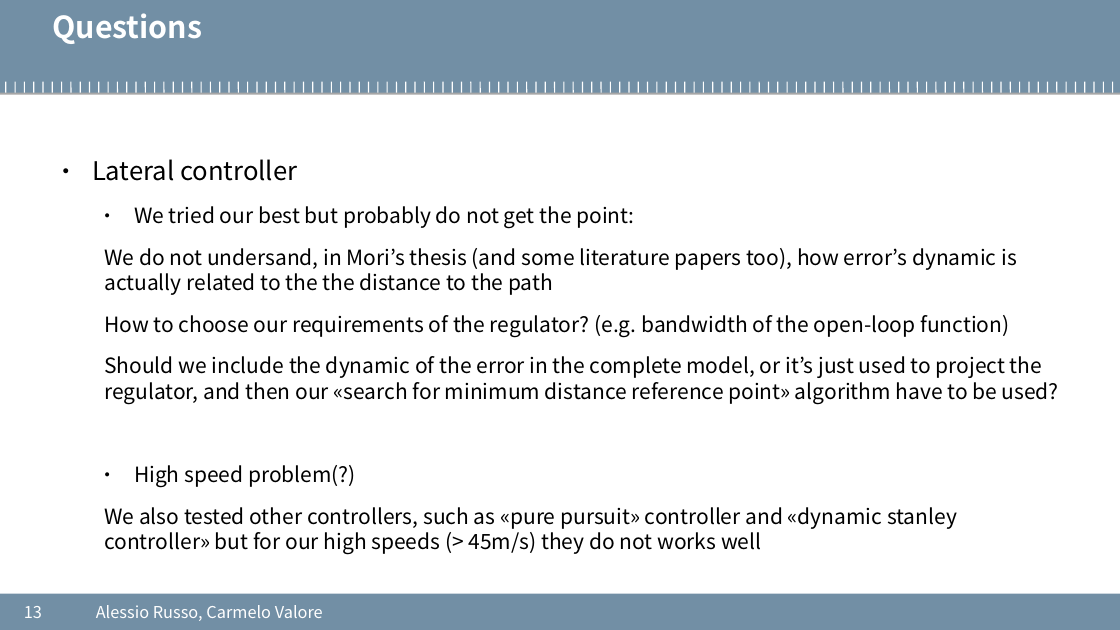
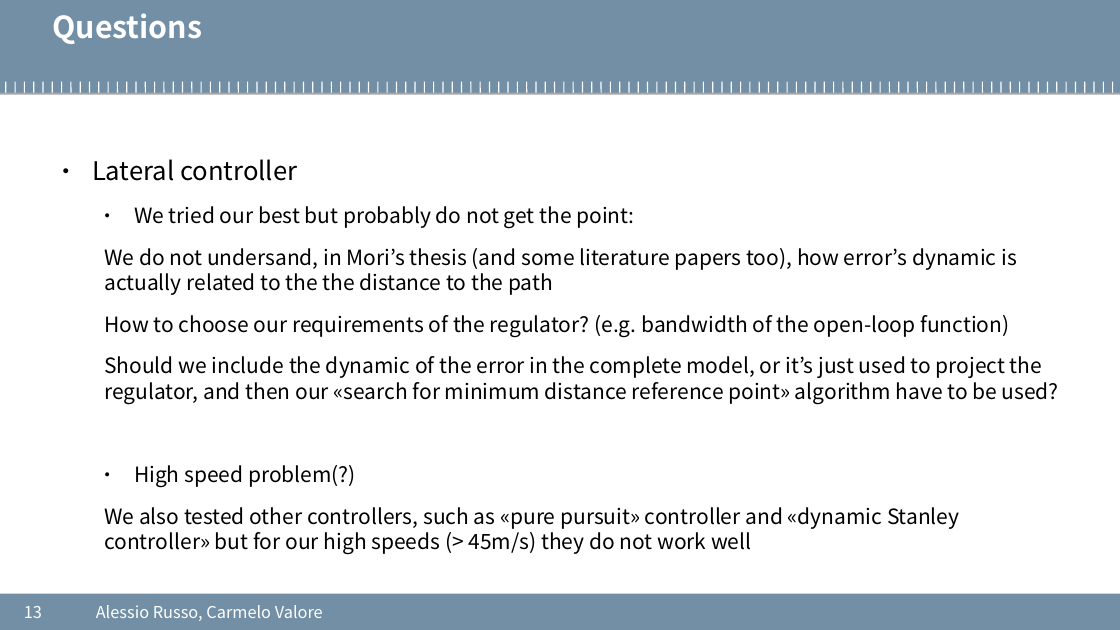
Before and after one commit to cvalore/mida2-project, a slide deck: slide 13 of presentations/20200902_meeting6.pptx. Drawn at 1120x630 pixels with LibreOffice and Linux fonts; fonts in the diff are those of the drawing; background and template pictures are left out. Boxes give left, top, right and bottom in pixels: in the first picture for what was removed or moved away, otherwise in the second. Text is boxed around its words. In the diff, an @@ line names an element or a change of style, - is before the commit and + after.

Commit message:
up

```diff
--- a/presentations/20200902_meeting6.pptx
+++ b/presentations/20200902_meeting6.pptx
@@ text at (104, 507, 960, 554): text changed @@
-  We also tested other controllers, such as «pure pursuit» controller and «dynamic stanley controller» but for our high speeds (> 45m/s) they do not works well
+  We also tested other controllers, such as «pure pursuit» controller and «dynamic Stanley controller» but for our high speeds (> 45m/s) they do not work well
```
Also in this commit, not shown: 1 other slide changed.
